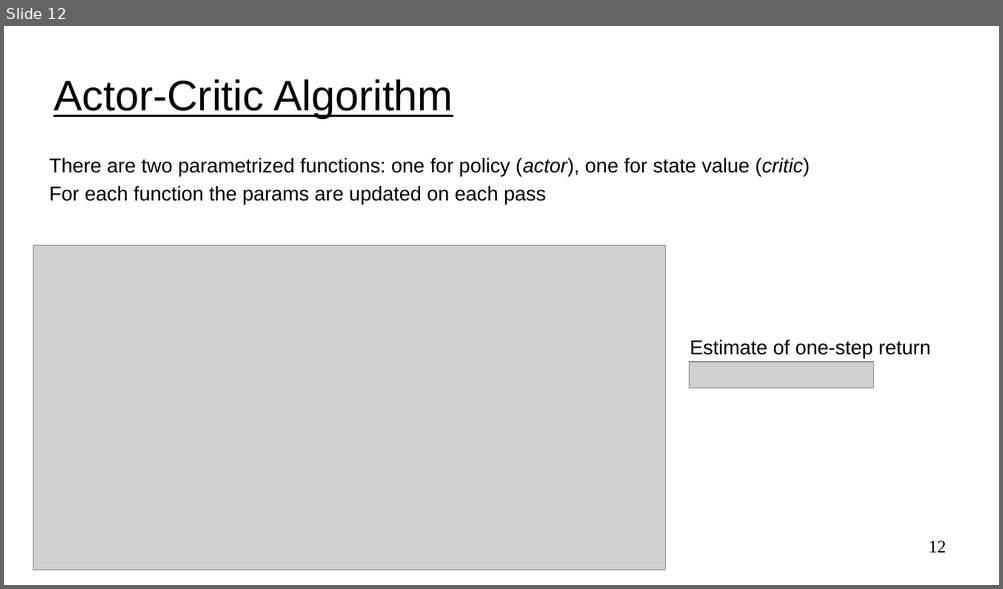
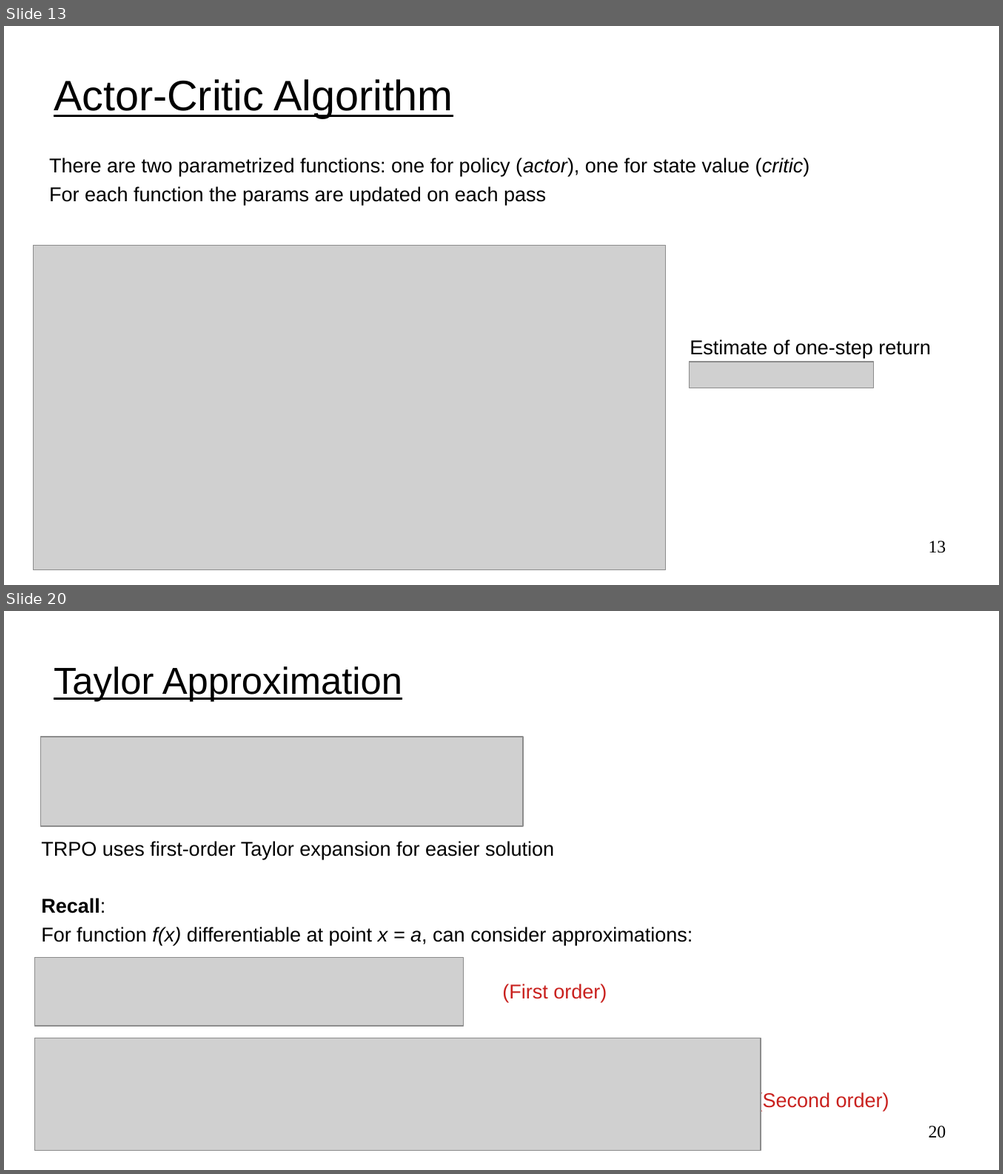
Before and after one commit to UVADS/reinforcement_learning, a slide deck: 08_policy_gradients_extensions/policy_gradients_extensions.ppt. Shown one above the other, each under a label of ours: slide 12 before the commit, slides 13 and 20 after it; the slides between them are not shown. The pictures are 1003x589 and 1003x1174 pixels, drawn with LibreOffice and Linux fonts; fonts in the diff are those of the drawing; grey boxes stand for pictures. Boxes give left, top, right and bottom in pixels: in the first picture for what was removed or moved away, otherwise in the second. Text is boxed around its words. In the diff, an @@ line names an element or a change of style, - is before the commit and + after.

```diff
--- a/08_policy_gradients_extensions/policy_gradients_extensions.ppt
+++ b/08_policy_gradients_extensions/policy_gradients_extensions.ppt
@@ slide 20 added at (4, 611, 999, 1170), background #FFFFFF @@
@@ title added at (54, 667, 402, 702), 30 pt, text #000000, underline @@
+Taylor Approximation
@@ picture added at (41, 737, 523, 826) @@
@@ text added at (41, 841, 889, 1111), 16 pt, text #000000 @@
+TRPO uses first-order Taylor expansion for easier solution
+Recall:
+For function f(x) differentiable at point x = a, can consider approximations:
+(First order)
+(Second order)
@@ picture added at (34, 957, 464, 1026) @@
@@ picture added at (34, 1039, 760, 1152) @@
@@ page number added at (928, 1126, 946, 1139), 14 pt, text #000000 @@
+20
@@ what was slide 12 is now slide 13 @@
@@ page number at (928, 541, 946, 554): text changed @@
-12
+13
```
Also in this commit, not shown: 2 slides changed, 16 other slides added, 3 other files.
